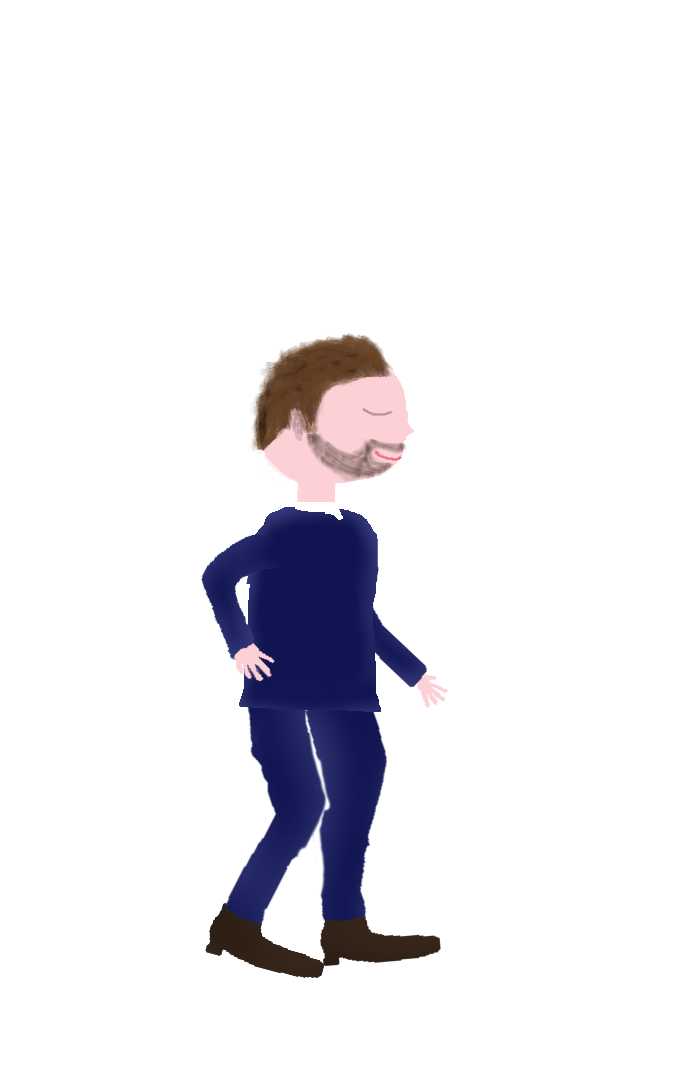
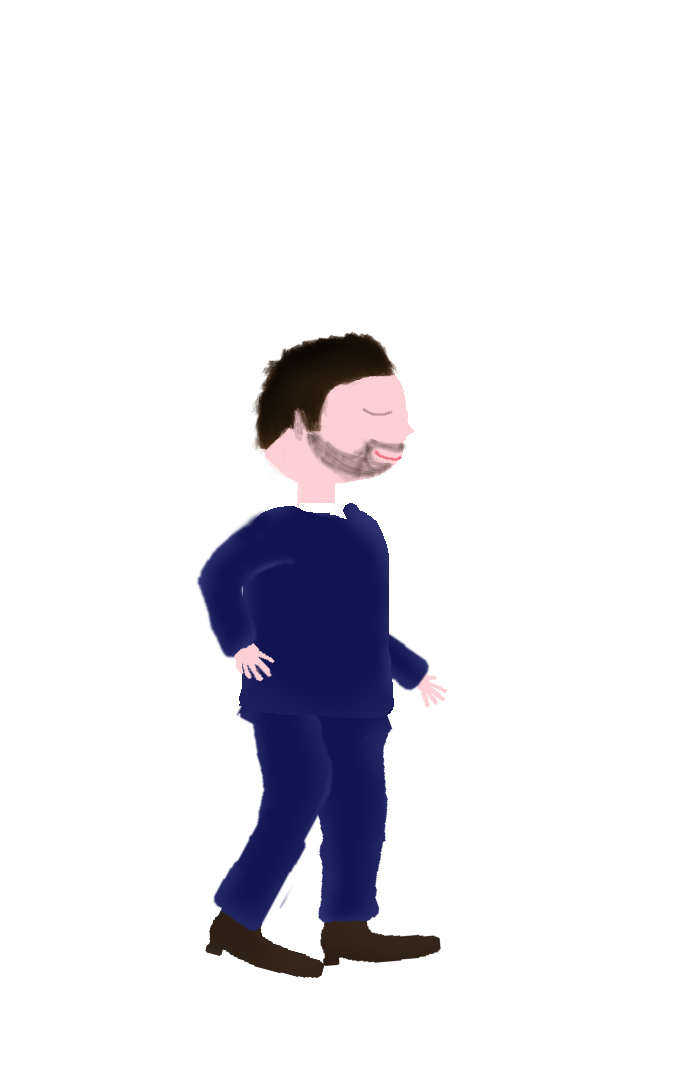
Comparing the layer stacks of the two 700x1080 images. Changes:
renamed "ArmLeft" to "ArmRight", painted on it over [233, 642, 277, 683]
renamed "SuitArmLeft" to "Right-Arm-Kopie", painted on it over [196, 507, 331, 661]
painted on "Suit-Top" over [239, 502, 394, 718]
renamed "Suit-Arms" to "Left-Arm", painted on it over [301, 501, 430, 692]
removed layer "Suit-Bot" from group "Man" over [225, 668, 388, 926]
added layer "Right-Leg" in group "Man" over [213, 655, 334, 932]
added layer "Left-Leg" in group "Man" over [296, 664, 393, 924]
painted on "Hair" over [248, 331, 398, 477]
